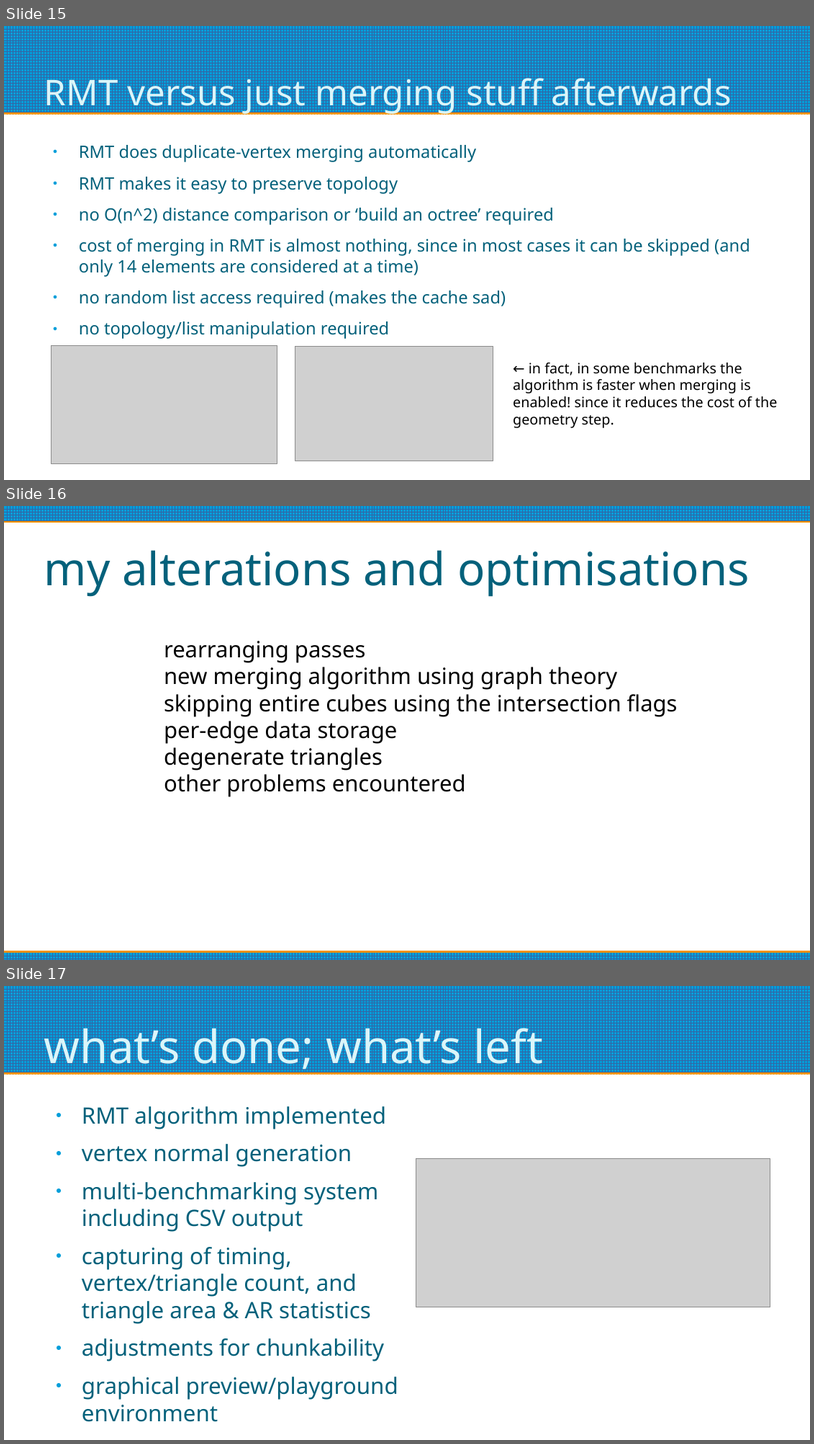
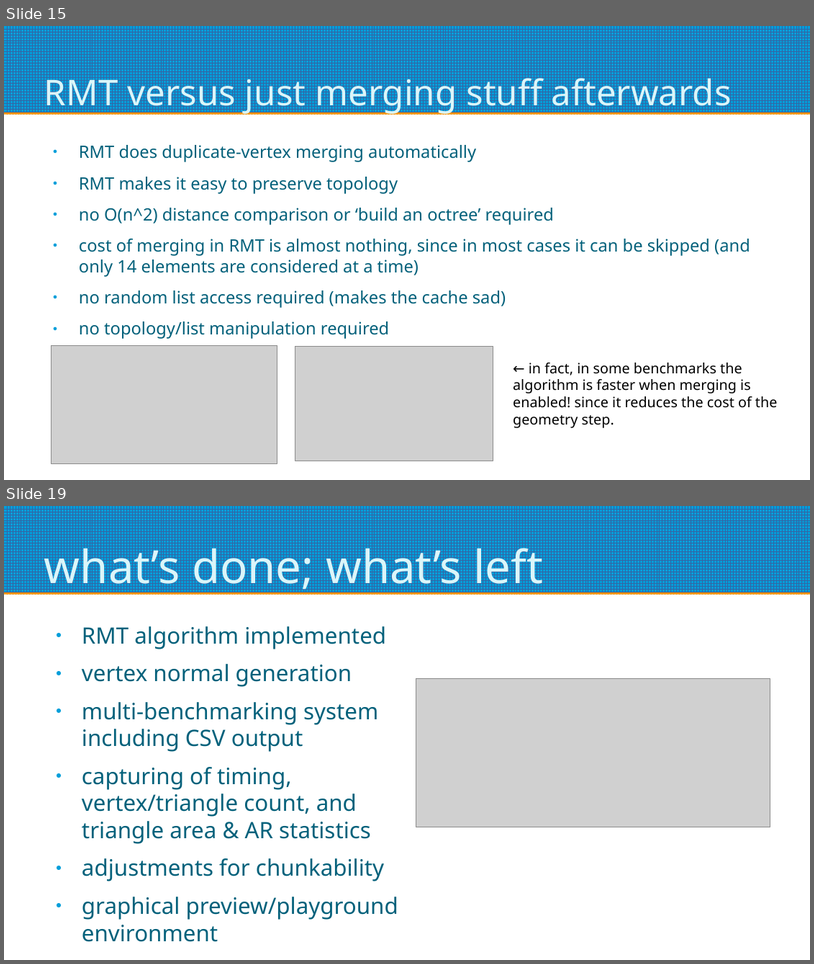
Before and after one commit to oculometric/marching-tetrahedra-fyp, a slide deck: doc/mid project review.odp. Shown one above the other, each under a label of ours: slides 15, 16 and 17 before the commit, slides 15 and 19 after it; the slides between them are not shown. The pictures are 814x1444 and 814x964 pixels, drawn with LibreOffice and Linux fonts; fonts in the diff are those of the drawing; grey boxes stand for pictures. Boxes give left, top, right and bottom in pixels: in the first picture for what was removed or moved away, otherwise in the second. Text is boxed around its words. In the diff, an @@ line names an element or a change of style, - is before the commit and + after.

```diff
--- a/doc/mid project review.odp
+++ b/doc/mid project review.odp
@@ slide 16 removed at [4,506,810,960], background #FFFFFF @@
@@ rectangle removed at [4,506,810,520] @@
@@ title removed at [44,550,750,597] @@
-my alterations and optimisations
@@ text removed at [164,641,678,797] @@
-rearranging passes
-new merging algorithm using graph theory
-skipping entire cubes using the intersection flags
-per-edge data storage
-degenerate triangles
-other problems encountered
@@ rectangle removed at [4,952,810,960] @@
@@ what was slide 17 is now slide 19 @@
```
Also in this commit, not shown: 3 slides added.
